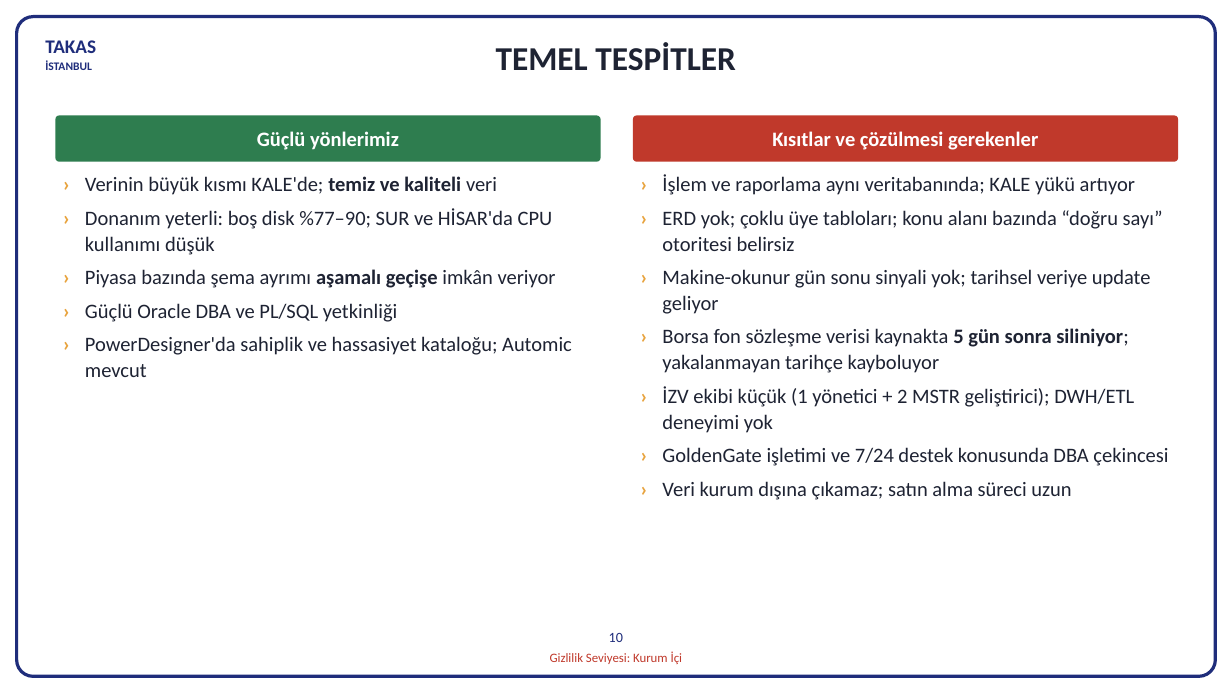
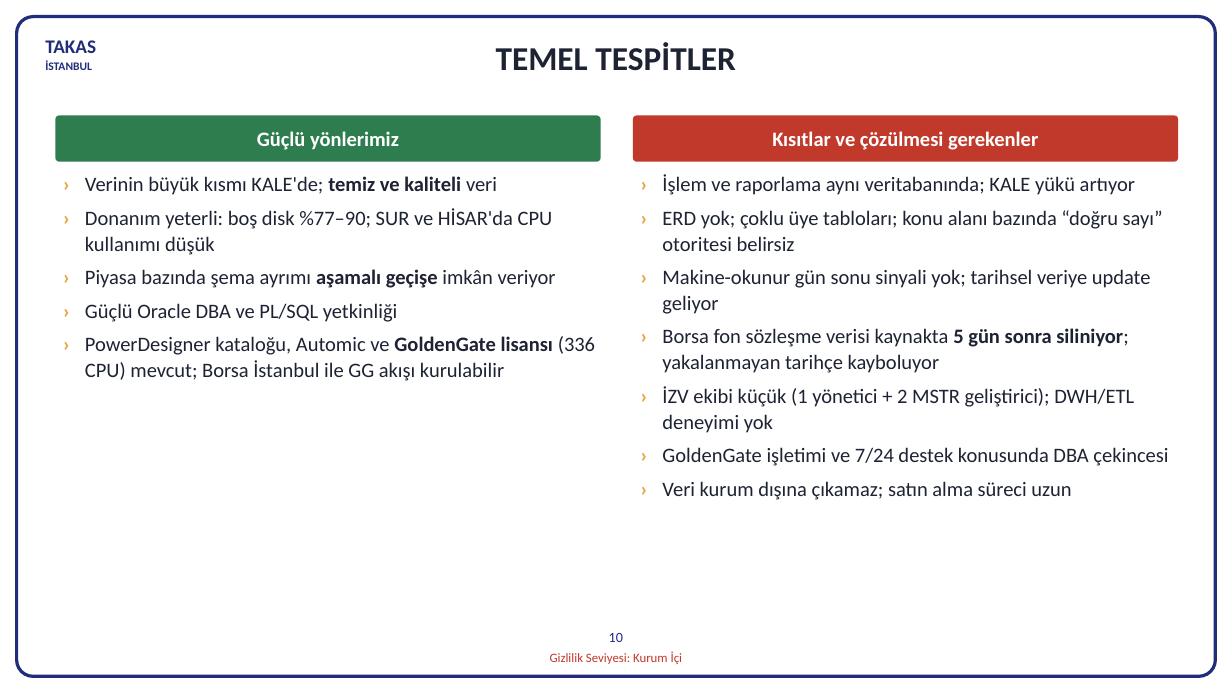
Before and after one commit to hanifidemirel0/Cursor-Projects, a slide deck: slide 10 of outputs/dwh-sunum-kasim-2026/5 - DWHSunum_Kasim2026.pptx. Drawn at 1232x693 pixels with LibreOffice and Linux fonts; fonts in the diff are those of the drawing. Boxes give left, top, right and bottom in pixels: in the first picture for what was removed or moved away, otherwise in the second. Text is boxed around its words. In the diff, an @@ line names an element or a change of style, - is before the commit and + after.

```diff
--- a/outputs/dwh-sunum-kasim-2026/5 - DWHSunum_Kasim2026.pptx
+++ b/outputs/dwh-sunum-kasim-2026/5 - DWHSunum_Kasim2026.pptx
@@ text at [85,336,595,381]: text changed @@
-› PowerDesigner'da sahiplik ve hassasiyet kataloğu; Automic mevcut
+› PowerDesigner kataloğu, Automic ve GoldenGate lisansı (336 CPU) mevcut; Borsa İstanbul ile GG akışı kurulabilir
```
Also in this commit, not shown: 14 other slides changed, 3 other files.
